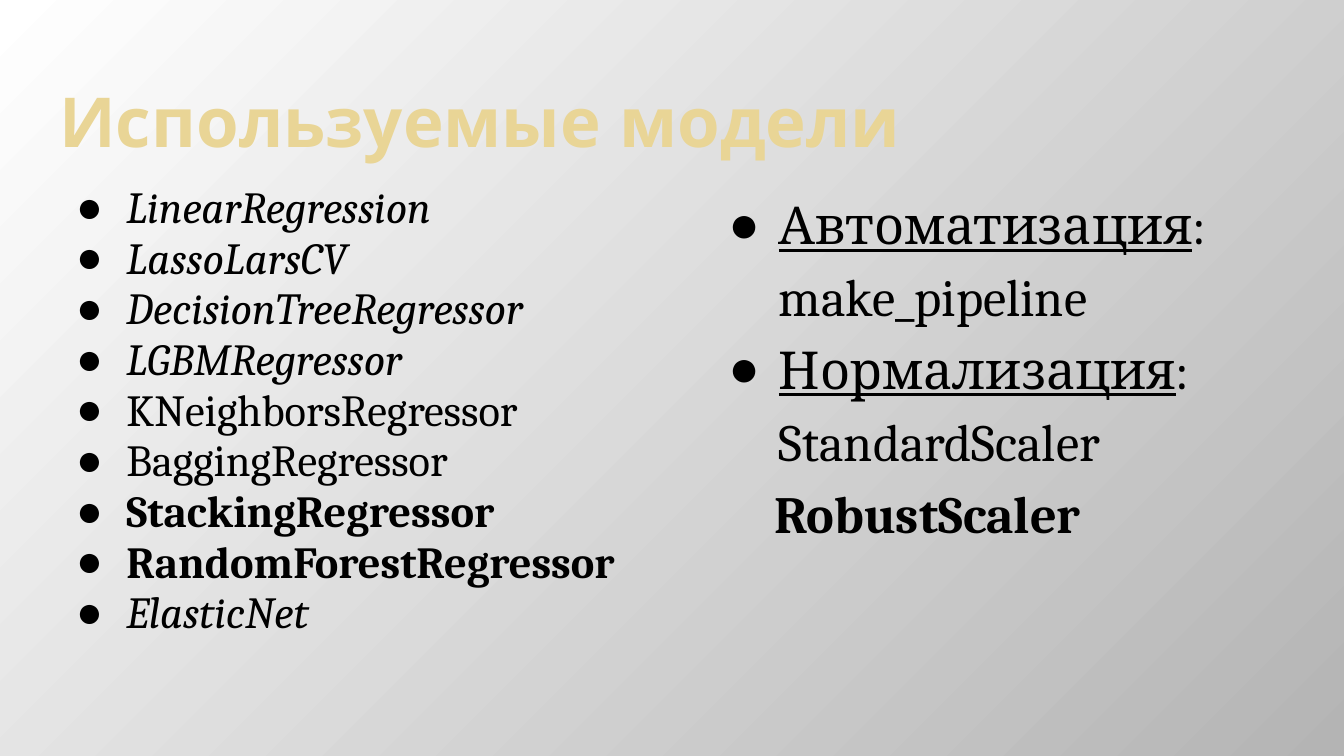
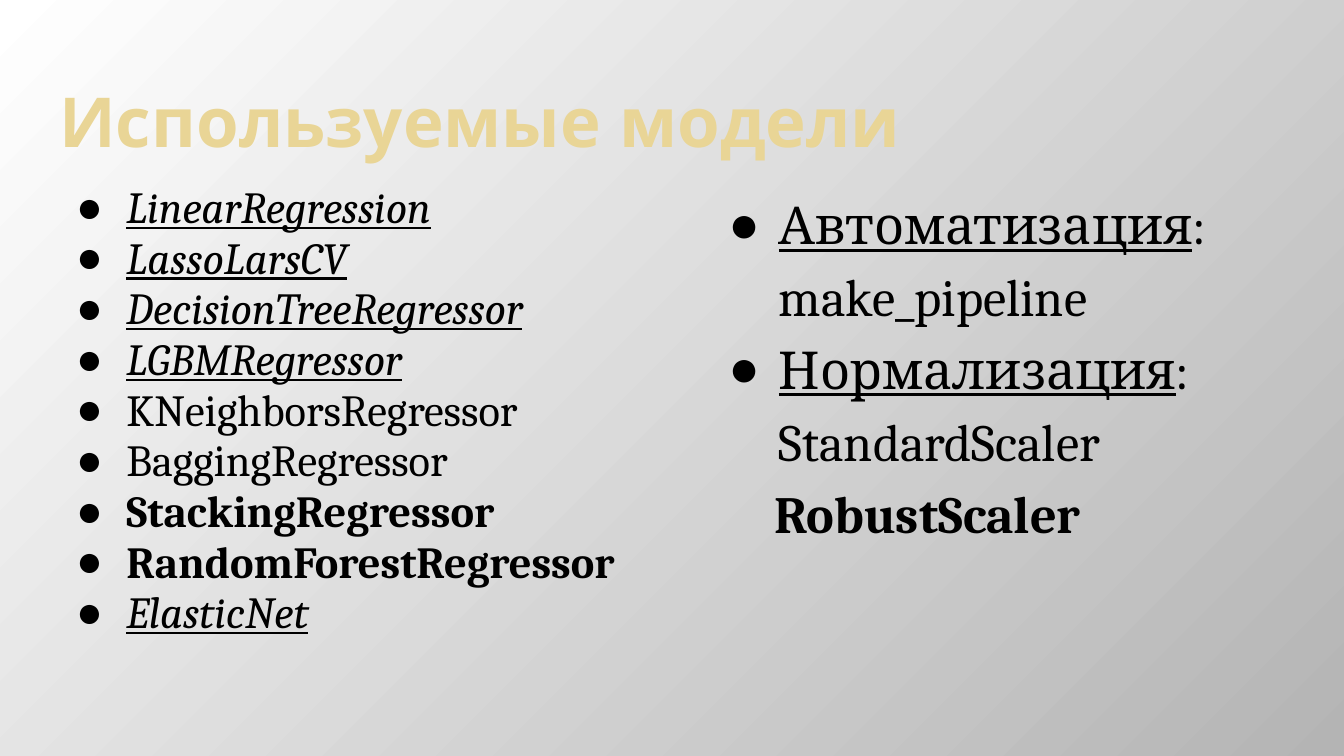
Before and after one commit to Dimildizio/DS_course, a slide deck: slide 11 of gradient-boosting/reports/House prices.pptx (slide 10 before the commit). Drawn at 1344x756 pixels with LibreOffice and Linux fonts; fonts in the diff are those of the drawing. Boxes give left, top, right and bottom in pixels: in the first picture for what was removed or moved away, otherwise in the second. Text is boxed around its words. In the diff, an @@ line names an element or a change of style, - is before the commit and + after.

```diff
--- a/gradient-boosting/reports/House prices.pptx
+++ b/gradient-boosting/reports/House prices.pptx
@@ text at box(126, 193, 522, 634): underline on in "LinearRegression", "LassoLarsCV", "DecisionTreeRegressor", "LGBMRegressor" and 1 more places @@
```
Also in this commit, not shown: 9 other slides changed, 3 slides added, 1 slide removed.
